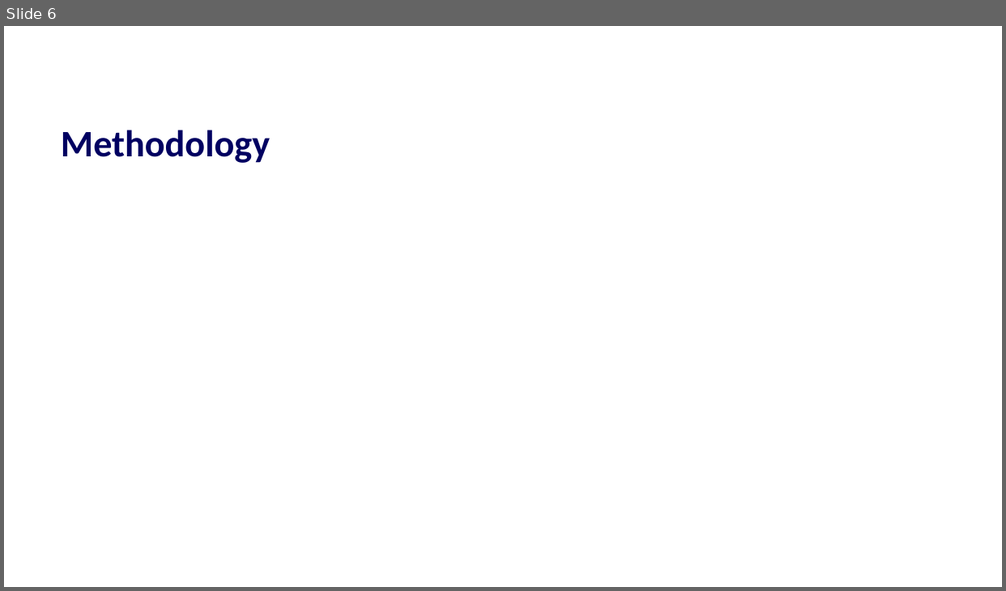
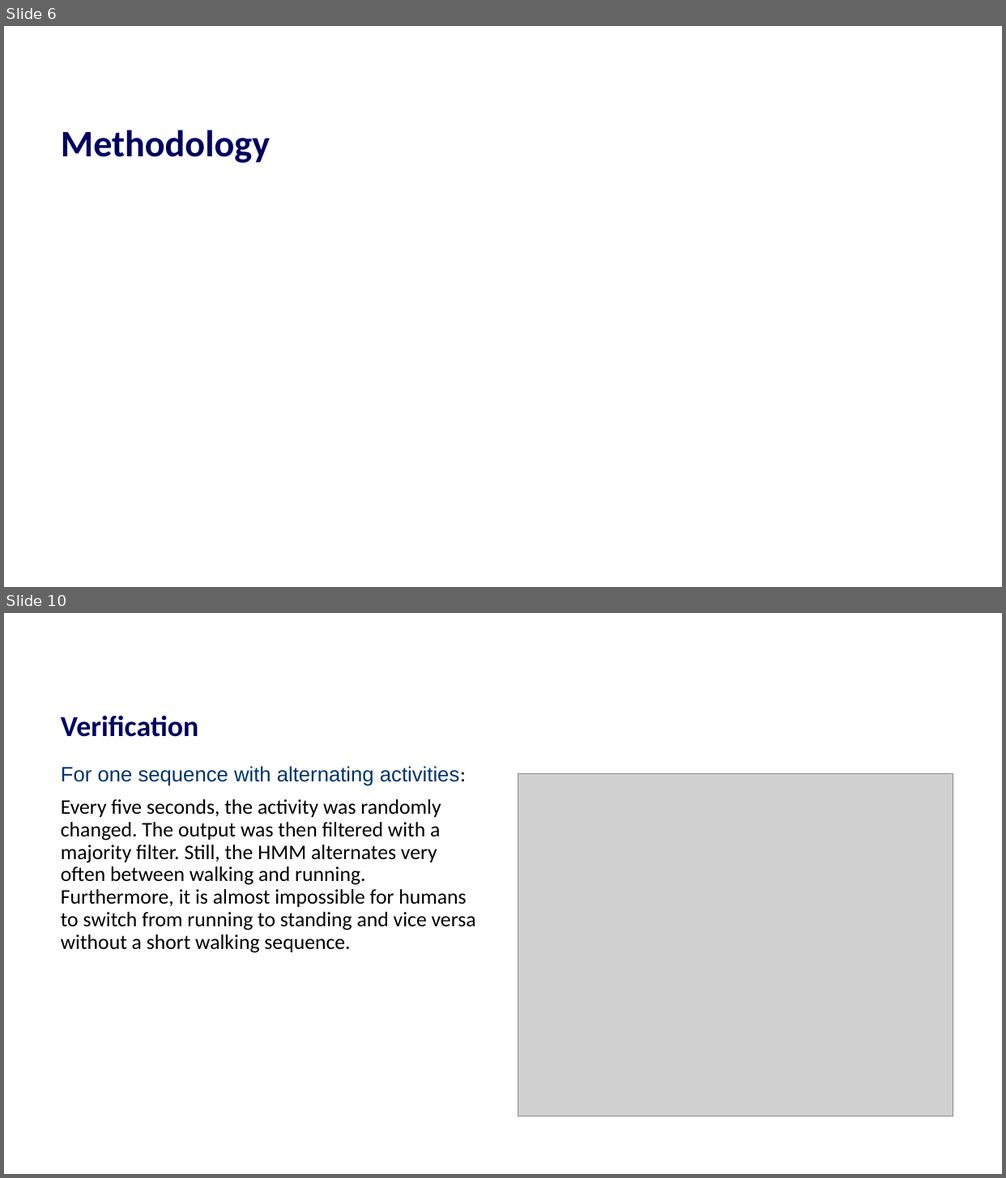
Before and after one commit to TheresaHoesl/PatternRecognition_MachineLearning, a slide deck: Final_project/presentation.pptx. Shown one above the other, each under a label of ours: slide 6 before the commit, slides 6 and 10 after it; the slides between them are not shown. The pictures are 1006x591 and 1006x1178 pixels, drawn with LibreOffice and Linux fonts; fonts in the diff are those of the drawing; grey boxes stand for pictures; background and template pictures are left out. Boxes give left, top, right and bottom in pixels: in the first picture for what was removed or moved away, otherwise in the second. Text is boxed around its words. In the diff, an @@ line names an element or a change of style, - is before the commit and + after.

```diff
--- a/Final_project/presentation.pptx
+++ b/Final_project/presentation.pptx
@@ slide 10 added at [4, 613, 1002, 1174], background #FFFFFF @@
@@ title added at [61, 715, 199, 737], 28 pt, text #000061, bold @@
+Verification
@@ text added at [61, 766, 476, 953], 20 pt, text #000000 @@
+For one sequence with alternating activities:
+Every five seconds, the activity was randomly changed. The output was then filtered with a majority filter. Still, the HMM alternates very often between walking and running. Furthermore, it is almost impossible for humans to switch from running to standing and vice versa without a short walking sequence.
@@ picture added at [518, 774, 953, 1117] @@
```
Also in this commit, not shown: 2 slides changed, 3 other slides added, 7 slides removed.
